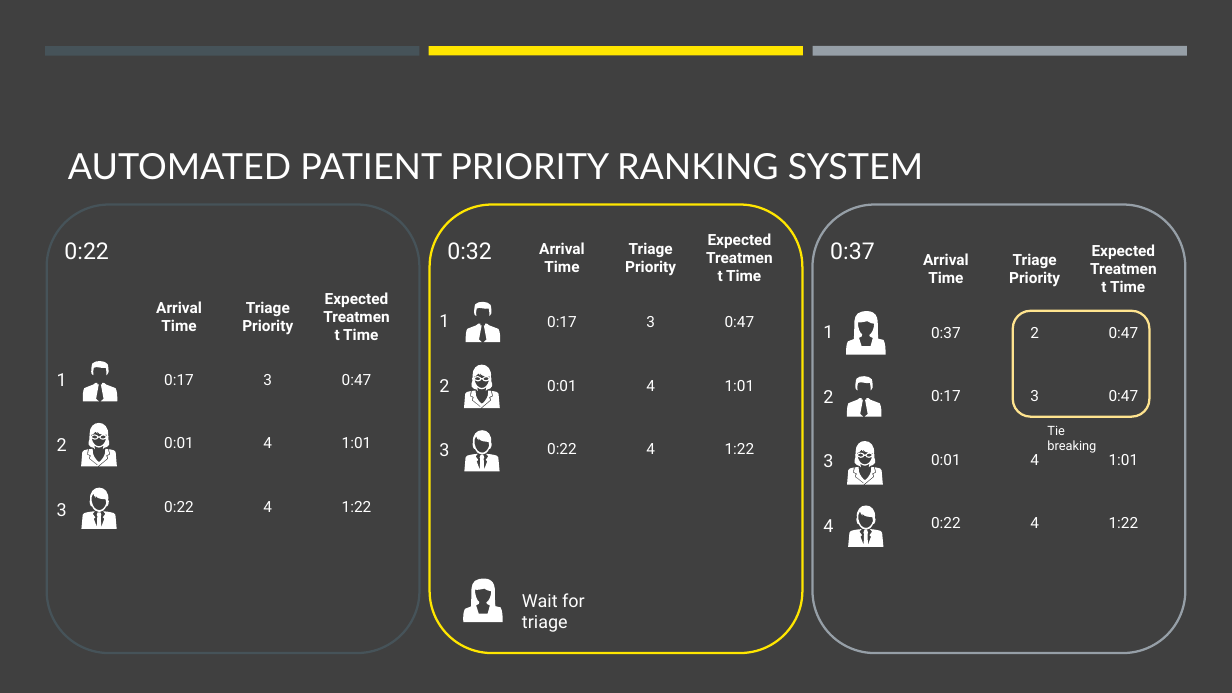
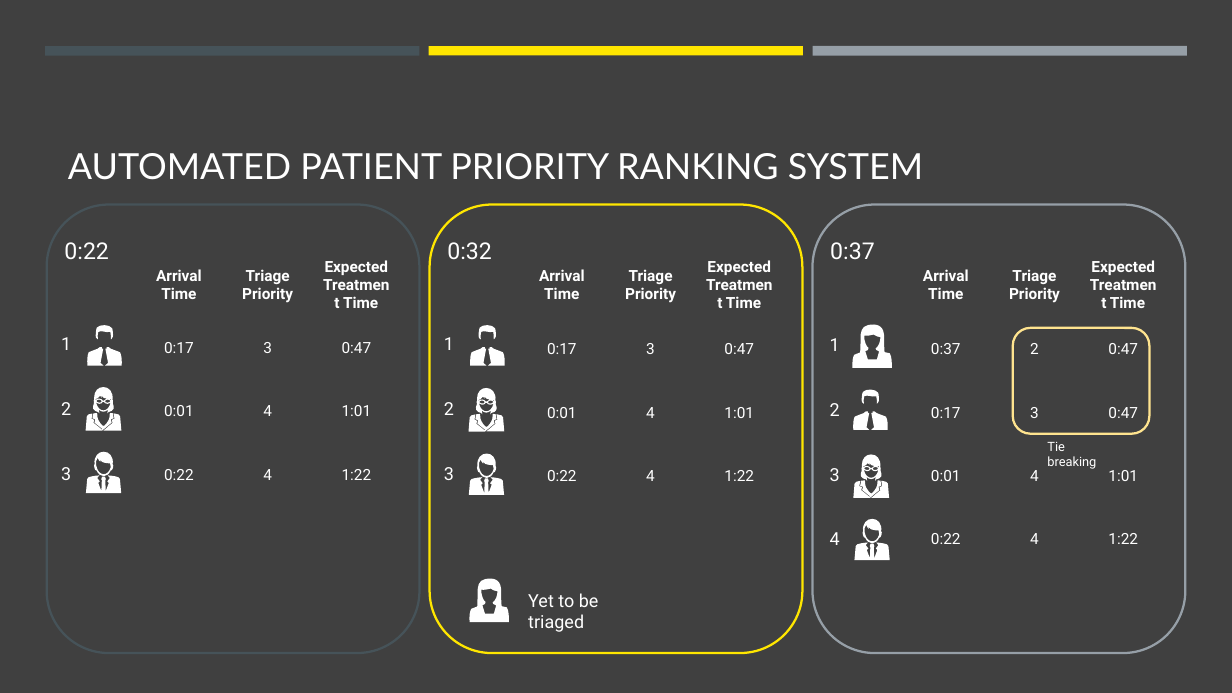
Before and after one commit to jasonnguyen3697/EY_DataChallenge, a slide deck: slide 13 of stuff.pptx. Drawn at 1232x693 pixels with LibreOffice and Linux fonts; fonts in the diff are those of the drawing. Boxes give left, top, right and bottom in pixels: in the first picture for what was removed or moved away, otherwise in the second. Text is boxed around its words. In the diff, an @@ line names an element or a change of style, - is before the commit and + after.

```diff
--- a/stuff.pptx
+++ b/stuff.pptx
@@ table: place and size @@
-table at bbox=[135, 286, 401, 541]
+table at bbox=[135, 253, 401, 508]
@@ table: place and size @@
-table at bbox=[518, 226, 784, 482]
+table at bbox=[518, 253, 784, 508]
@@ 6 freeform shapes, 1 text: place and size @@
-6 freeform shapes, 1 text at bbox=[57, 360, 117, 529]
+6 freeform shapes, 1 text at bbox=[61, 324, 122, 493]
@@ 1 table, 1 text, 1 rounded rectangle: place and size @@
-1 table, 1 text, 1 rounded rectangle at bbox=[902, 237, 1168, 555]
+1 table, 1 text, 1 rounded rectangle at bbox=[902, 253, 1168, 571]
@@ 6 freeform shapes, 1 text: place and size @@
-6 freeform shapes, 1 text at bbox=[439, 301, 501, 471]
+6 freeform shapes, 1 text at bbox=[444, 324, 506, 494]
@@ 6 freeform shapes, 1 text: place and size @@
-6 freeform shapes, 1 text at bbox=[823, 311, 886, 547]
+6 freeform shapes, 1 text at bbox=[830, 324, 892, 560]
@@ freeform shape: place and size @@
-freeform shape at bbox=[856, 506, 876, 531]
+freeform shape at bbox=[862, 518, 883, 543]
@@ freeform shape: place and size @@
-freeform shape at bbox=[463, 579, 503, 622]
+freeform shape at bbox=[470, 579, 509, 622]
@@ text at bbox=[528, 593, 599, 632]: text changed @@
-Wait for triage
+Yet to be triaged
```
Also in this commit, not shown: 10 other slides changed, 1 slide added, 3 slides removed.
